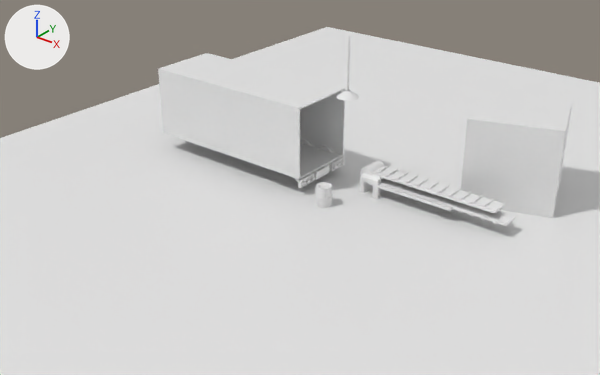
The FBX model Assets/Models/Packaging.fbx: old version first, new version second.
One viewpoint serves both versions: a 50 mm lens placed at (9.68, -15.85, 8.49), pointed at (-0.05, -3.68, 0.95). Every picture has the same lights, and +X, +Y and +Z are marked at upper left. Where no turn or scale is listed for an object, it has been applied to the vertices.

The older version as bpy lines, for what is in view:
```python
me_cube_007 = bpy.data.meshes.new('Cube.007')
me_cube_007.from_pydata(...)  # 124 vertices, 106 faces; spans x -0.48..1.94, y -0.64..0.09, z -0.46..0.21
me_cube_009 = bpy.data.meshes.new('Cube.009')
me_cube_009.from_pydata([(-0.65, -1.29, -1.02), (-0.65, -1.29, 1.02), (-1.29, 0.65, -1.02), (-1.29, 0.65, 1.02), (1.29, -0.65, -1.02), (1.29, -0.65, 1.02), (0.65, 1.29, -1.02), (0.65, 1.29, 1.02)], [], [(0, 1, 3, 2), (2, 3, 7, 6), (6, 7, 5, 4), (4, 5, 1, 0), (2, 6, 4, 0), (7, 3, 1, 5)])
me_plane = bpy.data.meshes.new('Plane')
me_plane.from_pydata([(-9.4, -11.8, 0.0), (9.4, -11.8, 0.0), (-9.4, 9.7, 0.0), (9.4, 9.7, 0.0)], [], [(0, 1, 3, 2)])
ob_cube_004 = bpy.data.objects.new('Cube.004', me_cube_007)
ob_cube_004.location = (0.4, -0.92, 0.43)
ob_cube_005 = bpy.data.objects.new('Cube.005', me_cube_009)
ob_cube_005.location = (2.69, 0.72, 1.01)
ob_plane = bpy.data.objects.new('Plane', me_plane)
ob_plane.location = (0.0, 0.0, 0.0)
# also in view: 'Cube' at (-3.22, -1.69, 1.29); 'Cube.001' at (1.69, -1.2, 0.55); 'Cube.002' at (1.97, -1.2, 0.31)
```
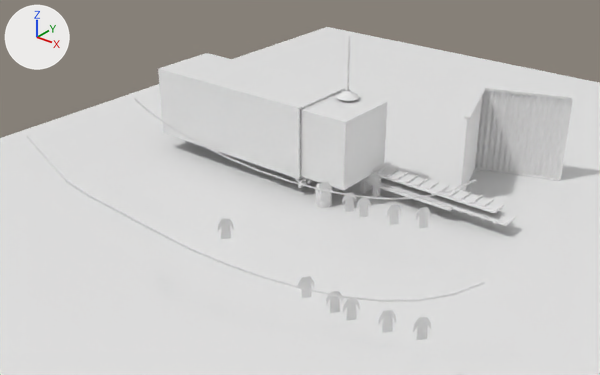
Pixel boxes (x1, y1, x2, y2) of what changed, in the pictures (600 x 375 px):
'Cube.005', reshaped: before (461, 90, 573, 218); after (461, 86, 573, 192)
'Cube.006', added: after (300, 91, 387, 191)
'BezierCurve.001', added: after (26, 136, 485, 340)
'BezierCurve', added: after (134, 98, 477, 228)
part 1 of me_cube_009, added: after (464, 86, 572, 120)
part 2 of me_cube_009, added: after (465, 167, 559, 192)
part 3 of me_cube_009, built on: before (461, 90, 573, 218); after (461, 91, 573, 191)

Patch to the scene script:
```diff
--- a/Assets/Models/Packaging.fbx.py
+++ b/Assets/Models/Packaging.fbx.py
@@ me_cube_009 @@
 # used by ob_cube_005; location = (2.69, 0.72, 1.01)
-me_cube_009.from_pydata(...)  # 8 vertices, 6 faces; spans x -1.29..1.29, y -1.29..1.29, z -1.02..1.02
+me_cube_009.from_pydata(...)  # 160 vertices, 90 faces; spans x -1.36..0.65, y -1.33..1.33, z -1.04..1.08
+# me_cube_009 part 1: a new loose piece of 16 vertices spanning x -1.36..0.63, y -1.33..1.33, z 1.02..1.08
+# me_cube_009 part 2: a new loose piece of 16 vertices spanning x -1.36..0.63, y -1.33..1.33, z -1.04..-0.98
+# me_cube_009 part 3
+# 2 vertices are removed from x 1.29, y -0.65, z -1.02..1.02
+# 6 faces are deleted
+# 61 vertices are added at x -1.29..0.58, y -1.22..1.27, z -1.02
+# 61 new vertices lie (0.0, 0.0, 2.04) away from vertices in x -1.29..0.58, y -1.22..1.27, z -1.02
+# 62 new faces join them
@@ me_beziercurve_001 @@
+me_beziercurve_001.from_pydata(...)  # 88 vertices, 19 faces; spans x -3.75..3.48, y -1.17..1.7, z -0.99..1.49
@@ me_cube_001 @@
+me_cube_001.from_pydata(...)  # a box spanning x 0.09..1.5, y -0.9..0.7, z -0.89..0.71
@@ me_beziercurve @@
+me_beziercurve.from_pydata(...)  # 76 vertices, 17 faces; spans x -2.4..3.48, y -1.17..1.7, z -0.99..1.06
@@ ob_beziercurve_001 @@
+ob_beziercurve_001 = bpy.data.objects.new('BezierCurve.001', me_beziercurve_001)
+ob_beziercurve_001.location = (1.68, -7.39, 1.68)
@@ ob_cube_006 @@
+ob_cube_006 = bpy.data.objects.new('Cube.006', me_cube_001)
+ob_cube_006.location = (-1.3, -1.58, 1.38)
@@ ob_beziercurve @@
+ob_beziercurve = bpy.data.objects.new('BezierCurve', me_beziercurve)
+ob_beziercurve.location = (0.17, -4.89, 2.03)
```
